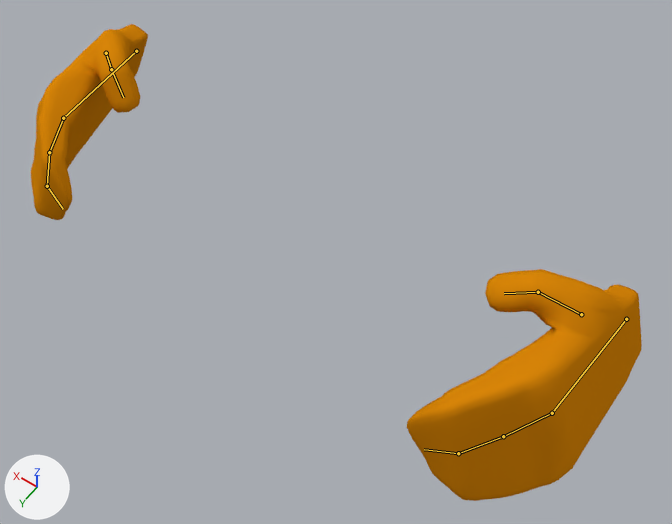
Two versions of the Blender file Assets/Character/hands.blend, one commit apart.
Before and after are seen from a 50 mm lens placed at (-2.12, 3.09, 2.52), pointed at (-0.77, 1.2, -0.46). Arrows for +X, +Y and +Z are at lower left; the lights stay in place. Both versions are drawn at frame 1 of the action 'Idle'; the numbers are the values there. The bones that bend it are drawn over the model as lines.

Names of what the first picture shows: 'hand.L.001'.
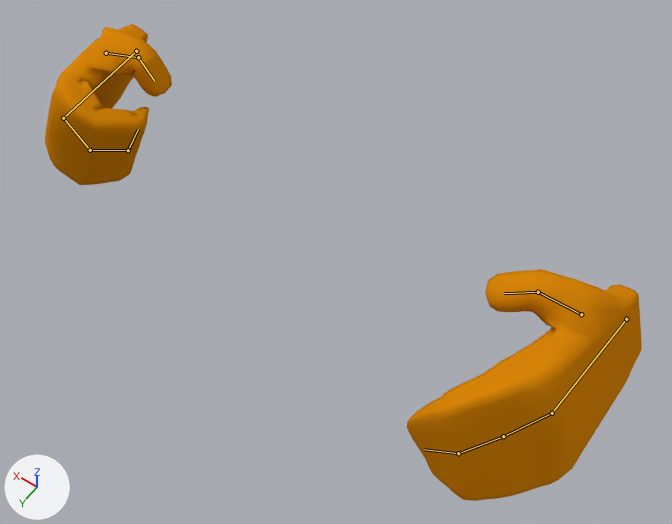
Boxes [x1, y1, x2, y2] around the edits, measured in the pictures (672 x 524 px):
'hand.L.001', posed
    before: [31, 24, 642, 501]
    after: [45, 24, 642, 501]
bone 'lowFinger.L.001', root to tip
    before: (63, 118) to (49, 152)
    after: (63, 118) to (90, 150)
bone 'midFinger.L.001', root to tip
    before: (49, 152) to (47, 186)
    after: (90, 150) to (128, 150)
bone 'upperFinger.L.001', root to tip
    before: (47, 186) to (63, 209)
    after: (128, 150) to (138, 129)
bone 'lowThumb.L.001', root to tip
    before: (106, 53) to (111, 69)
    after: (106, 53) to (138, 57)
bone 'upperThumb.L.001', root to tip
    before: (111, 69) to (123, 97)
    after: (138, 57) to (154, 81)

The change in detail:
Bone 'lowFinger.L.001' (bone_lowfinger_l_001) turns from (-11, 1, 0) to (-66, 5, -6) degrees about its own x, y and z.
Bone 'midFinger.L.001' (bone_midfinger_l_001) turns from (-22, 2, 0) to (-65, 7, 0) degrees about its own x, y and z.
Bone 'upperFinger.L.001' (bone_upperfinger_l_001) turns from (-24, 2, 1) to (-50, 2, 3) degrees about its own x, y and z.
Bone 'lowThumb.L.001' (bone_lowthumb_l_001) turns from (9, 22, -44) to (-34, -80, -55) degrees about its own x, y and z.
Bone 'upperThumb.L.001' (bone_upperthumb_l_001) turns from (6, 18, -54) to (3, 18, -64) degrees about its own x, y and z.
